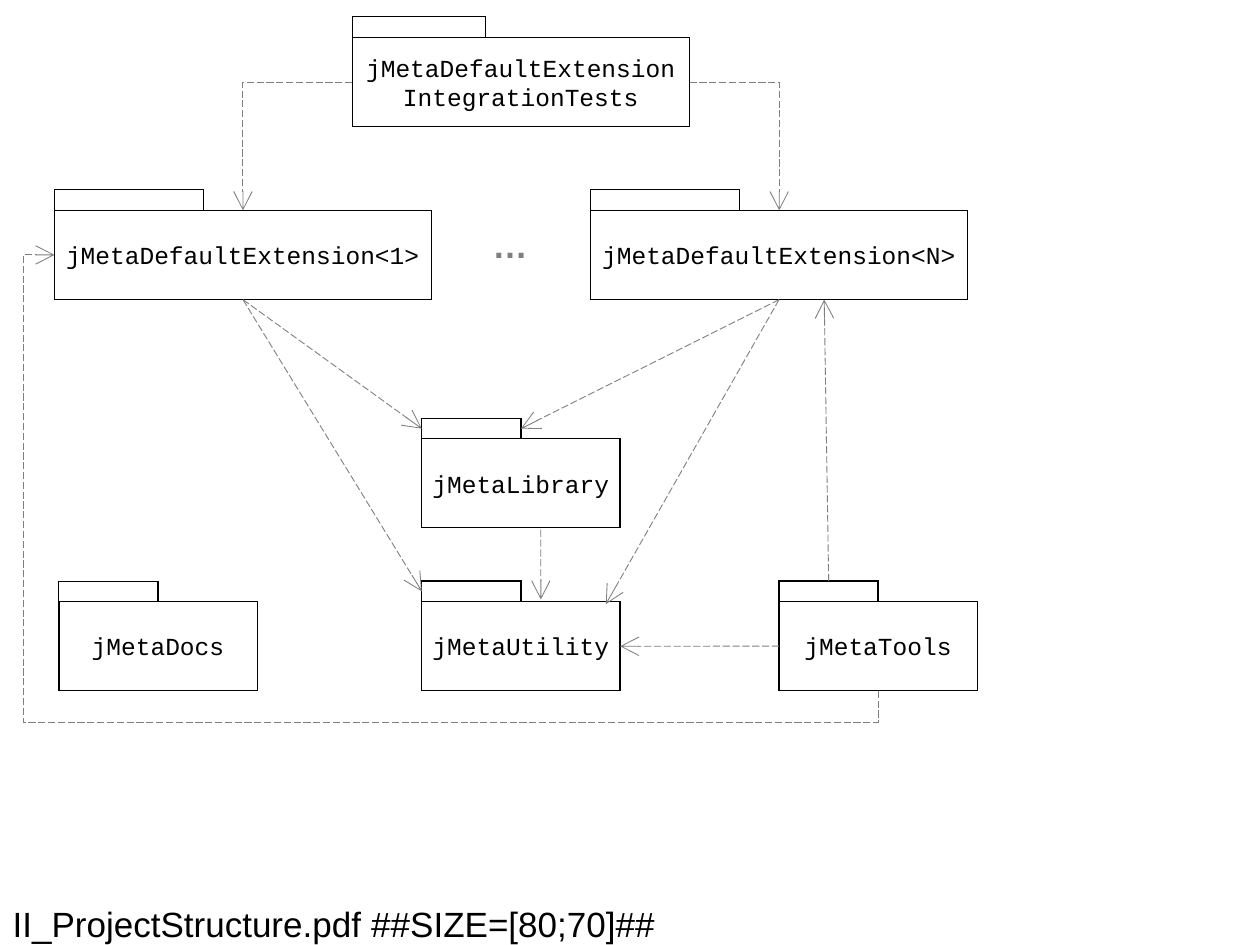
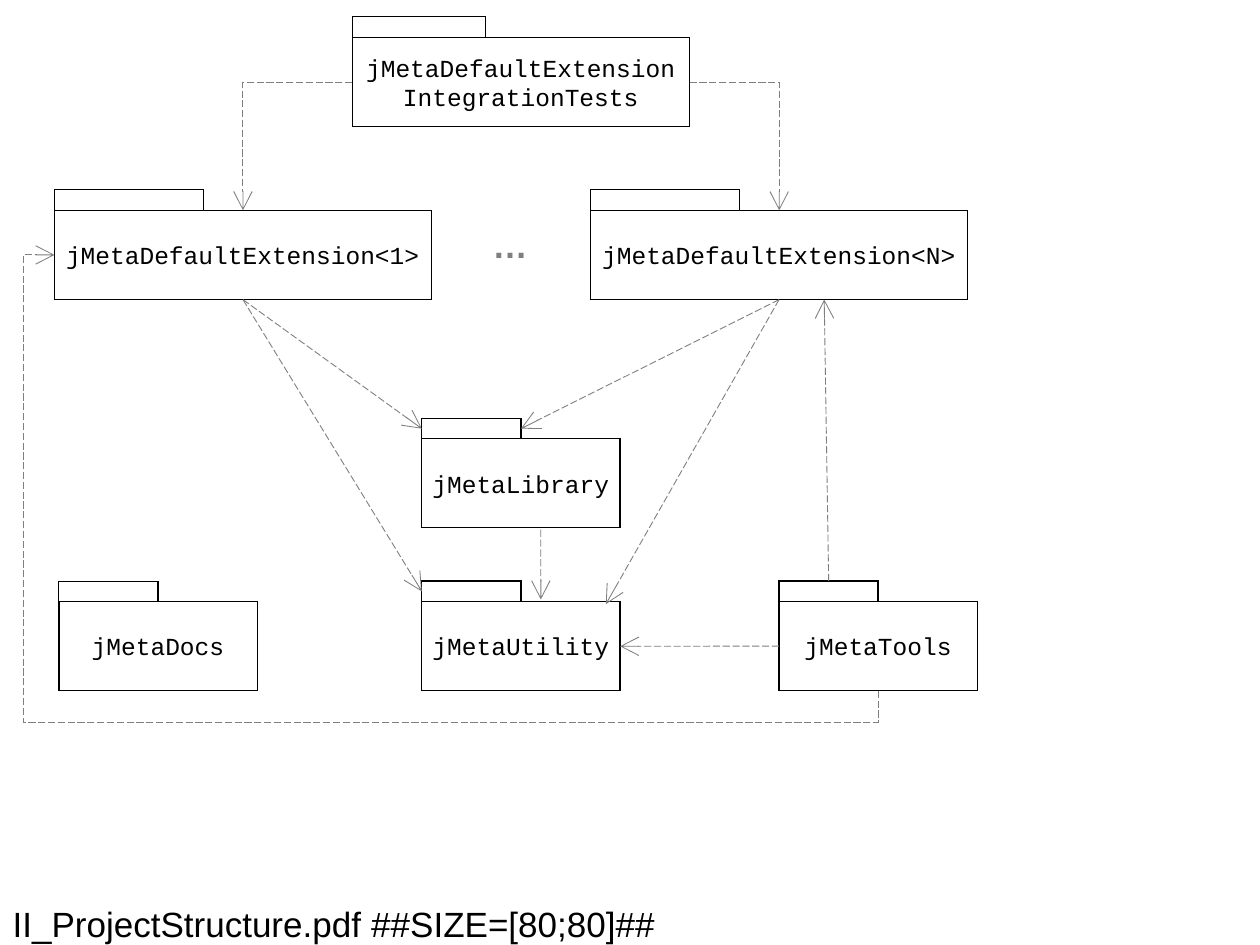
Before and after one commit to jebbard/jMeta, a slide deck: slide 14 of jMetaDocs/DesignConcept/figures/FiguresTotal.ppt. Drawn at 1260x945 pixels with LibreOffice and Linux fonts; fonts in the diff are those of the drawing. Boxes give left, top, right and bottom in pixels: in the first picture for what was removed or moved away, otherwise in the second. Text is boxed around its words. In the diff, an @@ line names an element or a change of style, - is before the commit and + after.

```diff
--- a/jMetaDocs/DesignConcept/figures/FiguresTotal.ppt
+++ b/jMetaDocs/DesignConcept/figures/FiguresTotal.ppt
@@ title at [13,911,654,944]: text changed @@
-II_ProjectStructure.pdf ##SIZE=[80;70]##
+II_ProjectStructure.pdf ##SIZE=[80;80]##
```
Also in this commit, not shown: 1 other slide changed, 31 other files.
